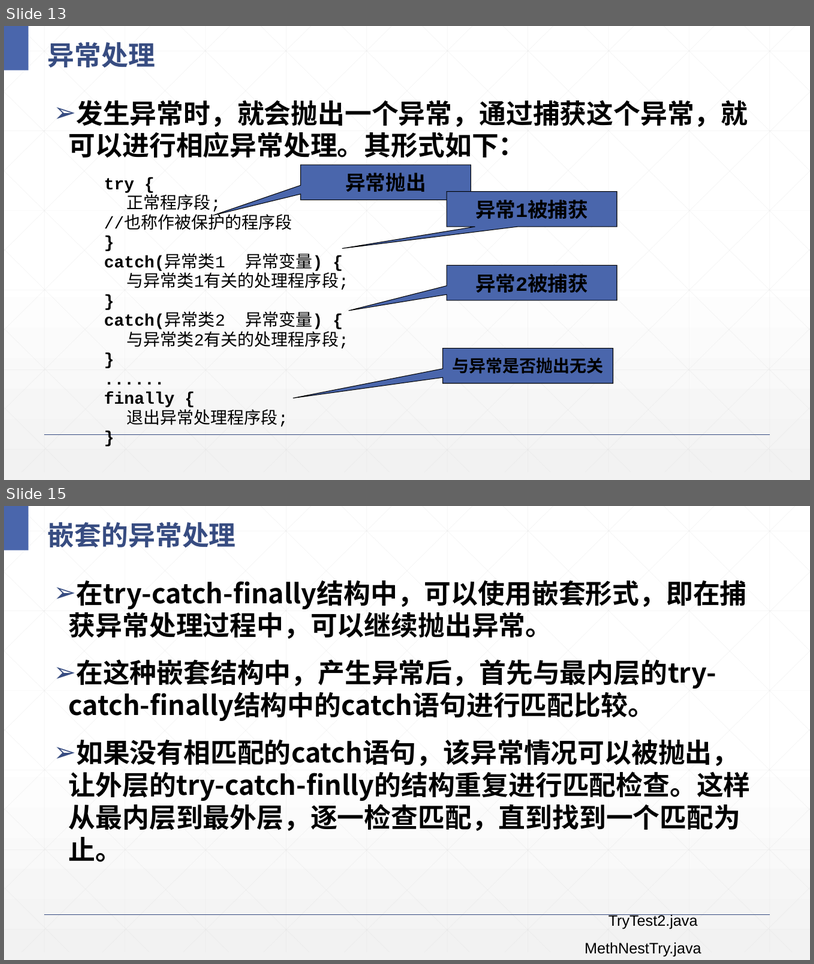
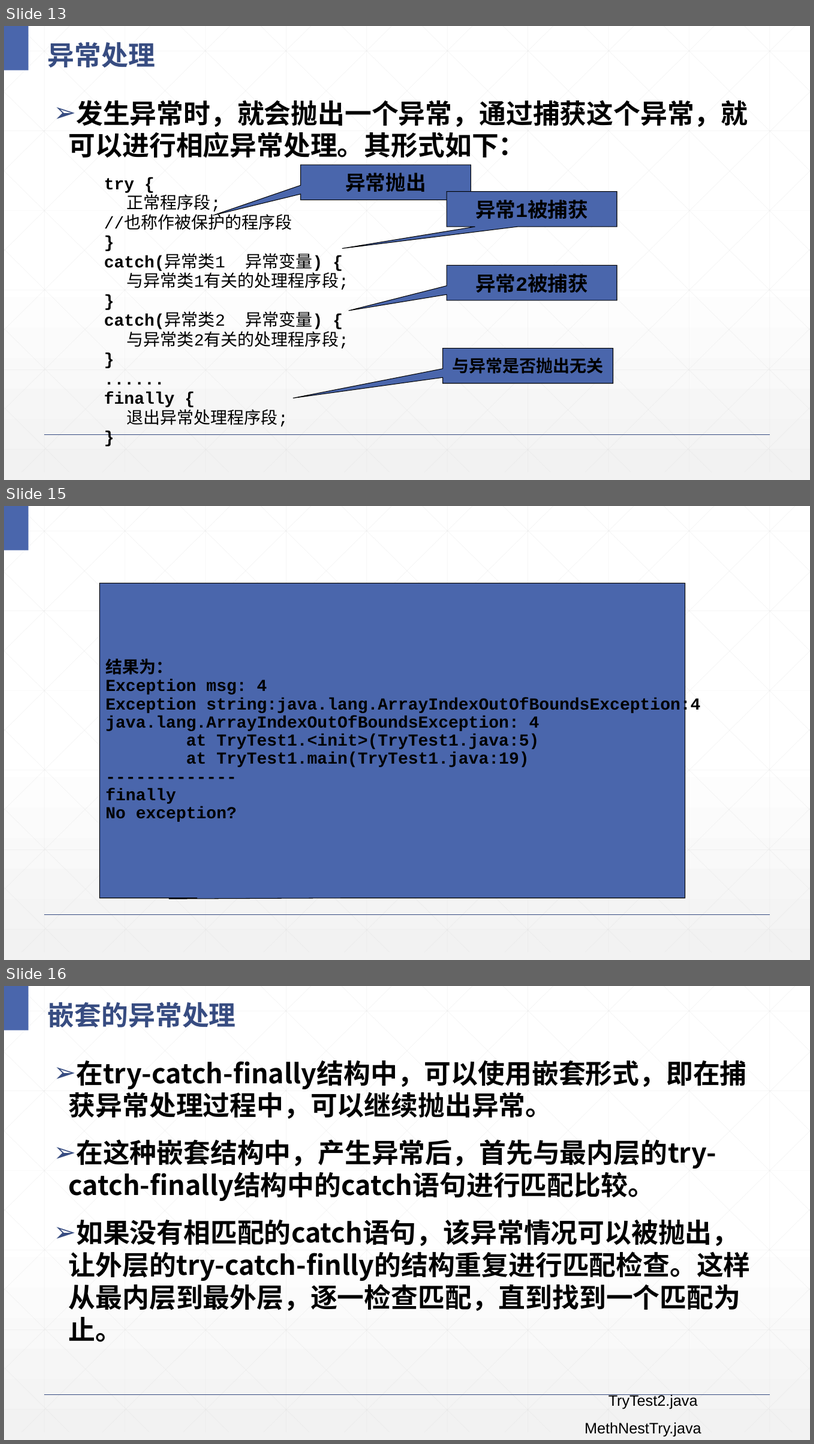
Before and after one commit to Panamera-Turbo/Java-program-term_3rd, a slide deck: java-reference/PPT/J7-异常处理.pptx. Shown one above the other, each under a label of ours: slides 13 and 15 before the commit, slides 13, 15 and 16 after it; the slides between them are not shown. The pictures are 814x964 and 814x1444 pixels, drawn with LibreOffice and Linux fonts; fonts in the diff are those of the drawing. Boxes give left, top, right and bottom in pixels: in the first picture for what was removed or moved away, otherwise in the second. Text is boxed around its words. In the diff, an @@ line names an element or a change of style, - is before the commit and + after.

```diff
--- a/java-reference/PPT/J7-异常处理.pptx
+++ b/java-reference/PPT/J7-异常处理.pptx
@@ slide 15 added at bbox=[4, 506, 810, 960], background gradient #FFFFFF to #F2F2F2; not listed: 48 template elements that a slide beside it also shows @@
@@ speech box added at bbox=[99, 583, 685, 897], fill #4A66AC, outline #000000 0.75 pt, 20 pt, text #000000, bold @@
+结果为：
+Exception msg: 4
+Exception string:java.lang.ArrayIndexOutOfBoundsException:4
+java.lang.ArrayIndexOutOfBoundsException: 4
+at TryTest1.<init>(TryTest1.java:5)
+at TryTest1.main(TryTest1.java:19)
+-------------
+finally
+No exception?
@@ what was slide 15 is now slide 16 @@
```
Also in this commit, not shown: 1 slide changed, 10 other files.
